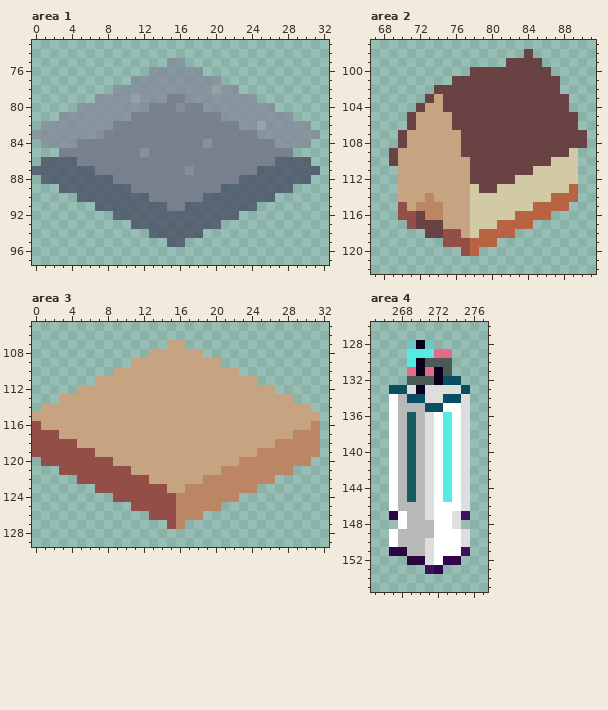
One commit to this pixel-art file: tuskclimb/Graphics/tiles.aseprite. That is the earlier state.
584x192 pixels, 1 frame. Shown: area 1: x 0..32, y 73..97; area 2: x 67..91, y 97..122; area 3: x 0..32, y 105..129; area 4: x 265..277, y 126..155. The old version is drawn lined up with the new one. The commit also changed other parts of the picture, which this record leaves out.
Once edited:
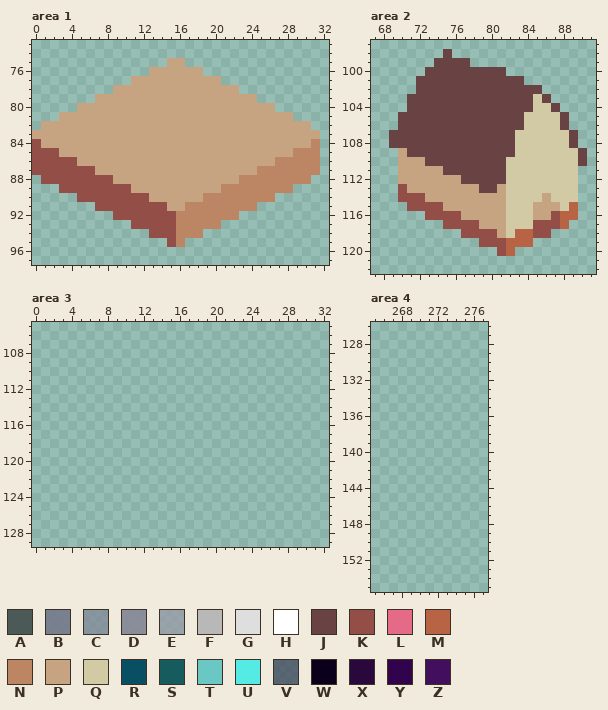
Palette (. is transparent): A #4b5a57  B #777d8def  C #838a98bf  D #898b99ef  E #9a9ba7bf  F #b8b8b8  G #dedede  H #ffffff  J #694343  K #934e48  L #e46a87  M #b86343  N #bc8563  P #c6a482  Q #d2c9a5  R #084f64  S #165c5f  T #6bc7c3  U #53ebe4  V #45495fbf  W #0b001b  X #28083d  Y #30034c  Z #420f5e
Changes in this commit:
whole drawing moved by +0,+32 (the old picture is shown already moved)
--- area 1
@@ x 0..32 @@
 74 .................................
-75 ...............CC................
-76 .............CCCCCC..............
-77 ...........CCCCCCCCCC............
-78 .........CCCCCCCCCCCECC..........
-79 .......CCCCECCCBBCCCCCCCC........
-80 .....CCCCCCCCBBBDBBCCCCCCCC......
-81 ...CCCCCCCCBBBBBBBBBBCCCCCCCC....
-82 .CCCCCCCCBBBBBBBBBBBBBBCCECCCCC..
-83 CCCCCCCDBBBBBBBBBBBBBBBBBCCCCCCC.
-84 .CCCCBBBBBBBBBBBBBBDBBBBBBBCCCC..
-85 ...BBBBBBBBBDBBBBBBBBBBBBBBBB....
-86 .VVVVBBBBBBBBBBBBBBBBBBBBBBVVVV..
-87 VVVVVVVBBBBBBBBBBDBBBBBBBVVVVVVV.
-88 .VVVVVVVVBBBBBBBBBBBBBBVVVVVVVV..
-89 ...VVVVVVVVBBBBBBBBBBVVVVVVVV....
-90 .....VVVVVVVVBBBBBBVVVVVVVV......
-91 .......VVVVVVVVBBVVVVVVVV........
-92 .........VVVVVVVVVVVVVV..........
-93 ...........VVVVVVVVVV............
-94 .............VVVVVV..............
-95 ...............VV................
+75 ...............PP................
+76 .............PPPPPP..............
+77 ...........PPPPPPPPPP............
+78 .........PPPPPPPPPPPPPP..........
+79 .......PPPPPPPPPPPPPPPPPP........
+80 .....PPPPPPPPPPPPPPPPPPPPPP......
+81 ...PPPPPPPPPPPPPPPPPPPPPPPPPP....
+82 .PPPPPPPPPPPPPPPPPPPPPPPPPPPPPP..
+83 PPPPPPPPPPPPPPPPPPPPPPPPPPPPPPPP.
+84 KPPPPPPPPPPPPPPPPPPPPPPPPPPPPPPN.
+85 KKKPPPPPPPPPPPPPPPPPPPPPPPPPPNNN.
+86 KKKKKPPPPPPPPPPPPPPPPPPPPPPNNNNN.
+87 KKKKKKKPPPPPPPPPPPPPPPPPPNNNNNNN.
+88 .KKKKKKKKPPPPPPPPPPPPPPNNNNNNNN..
+89 ...KKKKKKKKPPPPPPPPPPNNNNNNNN....
+90 .....KKKKKKKKPPPPPPNNNNNNNN......
+91 .......KKKKKKKKPPNNNNNNNN........
+92 .........KKKKKKKNNNNNNN..........
+93 ...........KKKKKNNNNN............
+94 .............KKKNNN..............
+95 ...............KN................
 96 .................................
--- area 2
@@ x 67..91 @@
  97 .........................
- 98 .................J.......
- 99 ...............JJJJ......
-100 ...........JJJJJJJJJ.....
-101 .........JJJJJJJJJJJJ....
-102 .......JJJJJJJJJJJJJJ....
-103 ......JPJJJJJJJJJJJJJJ...
-104 .....JPPJJJJJJJJJJJJJJ...
-105 ....JPPPPJJJJJJJJJJJJJJ..
-106 ....JPPPPJJJJJJJJJJJJJJ..
-107 ...JPPPPPPJJJJJJJJJJJJJJ.
-108 ...JPPPPPPJJJJJJJJJJJJJJ.
-109 ..JPPPPPPPJJJJJJJJJJJJQ..
-110 ..JPPPPPPPPJJJJJJJJJQQQ..
-111 ...PPPPPPPPJJJJJJJQQQQQ..
-112 ...PPPPPPPPJJJJJQQQQQQQ..
-113 ...PPPPPPPPQJJQQQQQQQQM..
-114 ...PPPNPPPPQQQQQQQQQMMM..
-115 ...KPNNNPPPQQQQQQQMMMM...
-116 ...KKJNNPPPQQQQQMMMM.....
-117 ....KJJJPPPQQQMMMM.......
-118 ......JJKKPQMMMM.........
-119 ........KKKMMM...........
-120 ..........KM.............
+ 98 ........J................
+ 99 .......JJJJ..............
+100 ......JJJJJJJJJ..........
+101 .....JJJJJJJJJJJJ........
+102 .....JJJJJJJJJJJJJJ......
+103 ....JJJJJJJJJJJJJJQJ.....
+104 ....JJJJJJJJJJJJJJQQJ....
+105 ...JJJJJJJJJJJJJJQQQQJ...
+106 ...JJJJJJJJJJJJJJQQQQJ...
+107 ..JJJJJJJJJJJJJJQQQQQQJ..
+108 ..JJJJJJJJJJJJJJQQQQQQJ..
+109 ...PJJJJJJJJJJJJQQQQQQQJ.
+110 ...PPPJJJJJJJJJQQQQQQQQJ.
+111 ...PPPPPJJJJJJJQQQQQQQQ..
+112 ...PPPPPPPJJJJJQQQQQQQQ..
+113 ...KPPPPPPPPJJPQQQQQQQQ..
+114 ...KKKPPPPPPPPPQQQQPQQQ..
+115 ....KKKKPPPPPPPQQQPPPQM..
+116 ......KKKKPPPPPQQQPPKMM..
+117 ........KKKKPPPQQQKKKM...
+118 ..........KKKKPQMMKK.....
+119 ............KKKMMM.......
+120 ..............KM.........
 121 .........................
--- area 3
@@ x 0..32 @@
 106 .................................
-107 ...............PP................
-108 .............PPPPPP..............
-109 ...........PPPPPPPPPP............
-110 .........PPPPPPPPPPPPPP..........
-111 .......PPPPPPPPPPPPPPPPPP........
-112 .....PPPPPPPPPPPPPPPPPPPPPP......
-113 ...PPPPPPPPPPPPPPPPPPPPPPPPPP....
-114 .PPPPPPPPPPPPPPPPPPPPPPPPPPPPPP..
-115 PPPPPPPPPPPPPPPPPPPPPPPPPPPPPPPP.
-116 KPPPPPPPPPPPPPPPPPPPPPPPPPPPPPPN.
-117 KKKPPPPPPPPPPPPPPPPPPPPPPPPPPNNN.
-118 KKKKKPPPPPPPPPPPPPPPPPPPPPPNNNNN.
-119 KKKKKKKPPPPPPPPPPPPPPPPPPNNNNNNN.
-120 .KKKKKKKKPPPPPPPPPPPPPPNNNNNNNN..
-121 ...KKKKKKKKPPPPPPPPPPNNNNNNNN....
-122 .....KKKKKKKKPPPPPPNNNNNNNN......
-123 .......KKKKKKKKPPNNNNNNNN........
-124 .........KKKKKKKNNNNNNN..........
-125 ...........KKKKKNNNNN............
-126 .............KKKNNN..............
-127 ...............KN................
+107 .................................
+108 .................................
+109 .................................
+110 .................................
+111 .................................
+112 .................................
+113 .................................
+114 .................................
+115 .................................
+116 .................................
+117 .................................
+118 .................................
+119 .................................
+120 .................................
+121 .................................
+122 .................................
+123 .................................
+124 .................................
+125 .................................
+126 .................................
+127 .................................
 128 .................................
--- area 4
@@ x 265..277 @@
 127 .............
-128 ....TWT......
-129 ....UUULL....
-130 ....UWAAA....
-131 ....LWLWA....
-132 ....AAAWRR...
-133 ..RRGWGGGGR..
-134 ..HFRRGGRRG..
-135 ..HFFFRRHHG..
-136 ..HFSFGHUHG..
-137 ..HFSFGHUHG..
-138 ..HFSFGHUHG..
-139 ..HFSFGHUHG..
-140 ..HFSFGHUHG..
-141 ..HFSFGHUHG..
-142 ..HFSFGHUHG..
-143 ..HFSFGHUHG..
-144 ..HFSFGHUHG..
-145 ..HFSFGHUHG..
-146 ..HFFFGHHHG..
-147 ..YHFFGHHGZ..
-148 ...HFFFHHG...
-149 ..HFFFFHHHG..
-150 ..HFFFGHHHG..
-151 ..YXFFGHHHZ..
-152 ....XXGHYY...
-153 ......ZY.....
+128 .............
+129 .............
+130 .............
+131 .............
+132 .............
+133 .............
+134 .............
+135 .............
+136 .............
+137 .............
+138 .............
+139 .............
+140 .............
+141 .............
+142 .............
+143 .............
+144 .............
+145 .............
+146 .............
+147 .............
+148 .............
+149 .............
+150 .............
+151 .............
+152 .............
+153 .............
 154 .............
